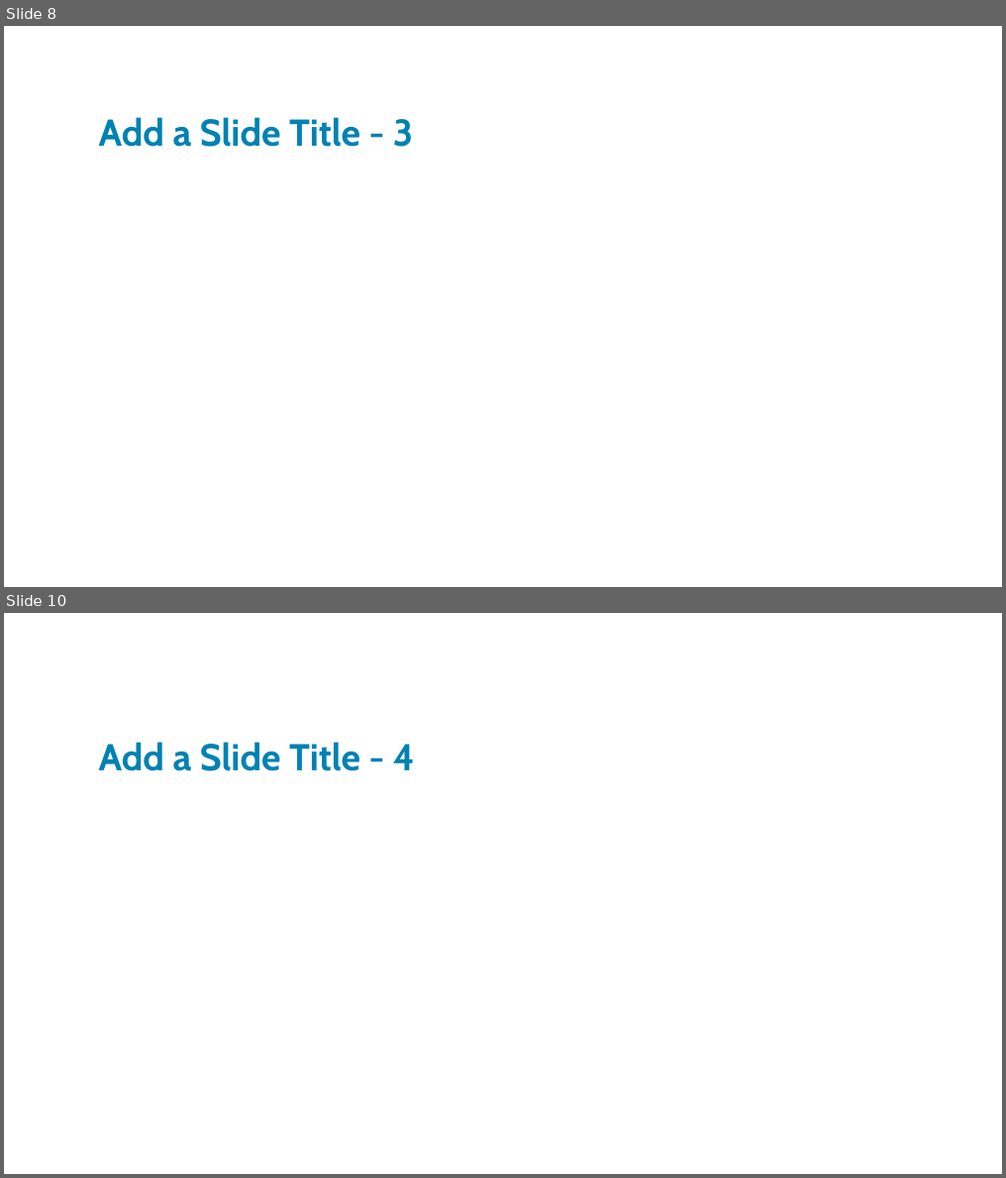
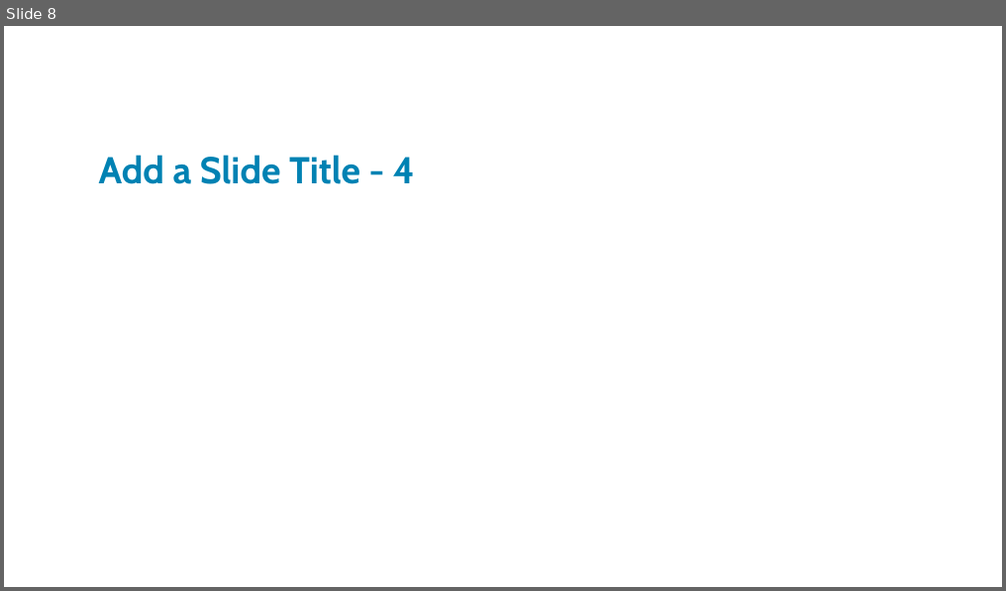
Before and after one commit to JoeyTatu/BusinessAppDev, a slide deck: Hybrid Search Mid-point Presentation.pptx. Shown one above the other, each under a label of ours: slides 8 and 10 before the commit, slide 8 after it; the slides between them are not shown. The pictures are 1006x1178 and 1006x591 pixels, drawn with LibreOffice and Linux fonts; fonts in the diff are those of the drawing; background and template pictures are left out. Boxes give left, top, right and bottom in pixels: in the first picture for what was removed or moved away, otherwise in the second. Text is boxed around its words. In the diff, an @@ line names an element or a change of style, - is before the commit and + after.

```diff
--- a/Hybrid Search Mid-point Presentation.pptx
+++ b/Hybrid Search Mid-point Presentation.pptx
@@ slide 8 removed at bbox=[4, 26, 1002, 587], background picture (left out) @@
@@ title removed at bbox=[99, 117, 413, 147] @@
-Add a Slide Title - 3
@@ what was slide 10 is now slide 8 @@
```
Also in this commit, not shown: 1 slide added, 2 other slides removed.
